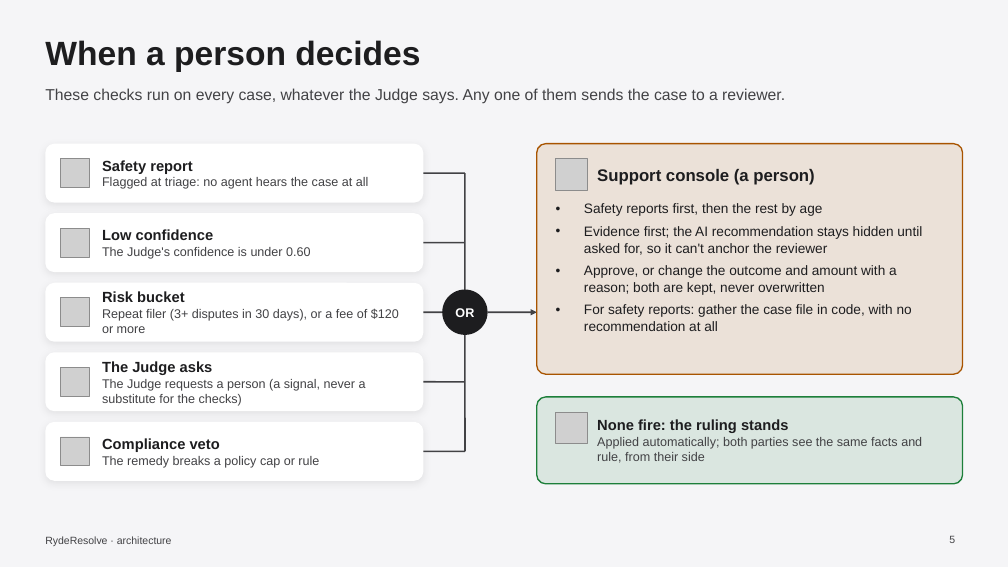
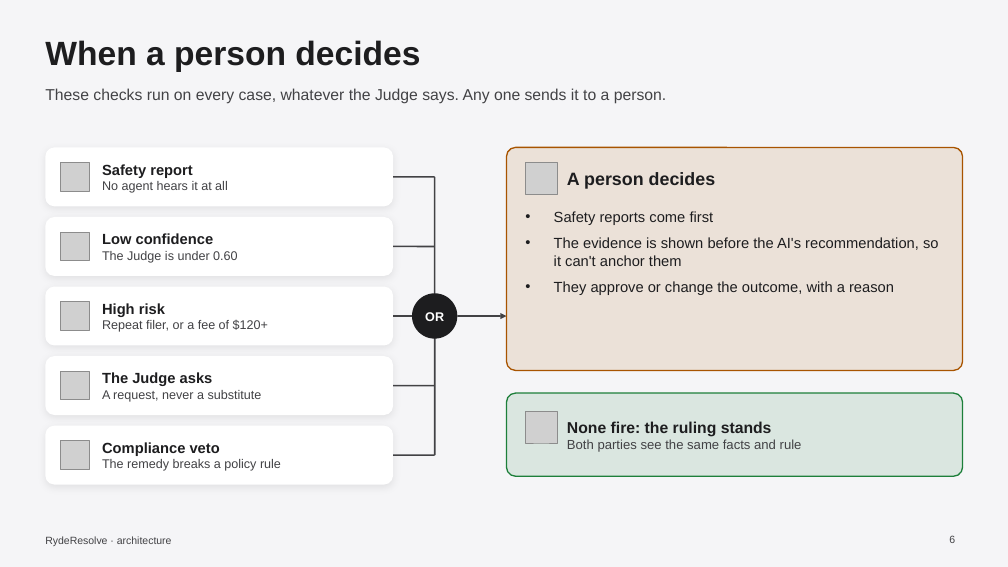
Before and after one commit to suryaansh2002/ryde-dispute-resolution-tencent, a slide deck: slide 6 of submission/architecture.pptx (slide 5 before the commit). Drawn at 1008x567 pixels with LibreOffice and Linux fonts; fonts in the diff are those of the drawing; grey boxes stand for pictures. Boxes give left, top, right and bottom in pixels: in the first picture for what was removed or moved away, otherwise in the second. Text is boxed around its words. In the diff, an @@ line names an element or a change of style, - is before the commit and + after.

Commit message:
Architecture deck: a courtroom slide for the hearing, less on every slide, current results

```diff
--- a/submission/architecture.pptx
+++ b/submission/architecture.pptx
@@ text at [45,88,666,104]: text changed @@
-These checks run on every case, whatever the Judge says. Any one of them sends the case to a reviewer.
+These checks run on every case, whatever the Judge says. Any one sends it to a person.
@@ rounded rectangle: place and size @@
-rounded rectangle at [45,144,423,203]
+rounded rectangle at [45,147,393,206]
@@ rounded rectangle: place and size @@
-rounded rectangle at [537,144,963,374]
+rounded rectangle at [507,147,963,371]
@@ rounded rectangle at [507,147,963,371]: proportions changed @@
@@ text at [567,172,716,189]: text changed; size 16 to 17 pt @@
-Support console (a person)
+A person decides
@@ text at [102,181,228,193]: text changed @@
-Flagged at triage: no agent hears the case at all
+No agent hears it at all
@@ rounded rectangle: place and size @@
-rounded rectangle at [45,213,423,272]
+rounded rectangle at [45,217,393,276]
@@ text at [554,211,939,295]: text changed; size 13 to 14 pt @@
-• Safety reports first, then the rest by age
-• Evidence first; the AI recommendation stays hidden until asked for, so it can't anchor the reviewer
-• Approve, or change the outcome and amount with a reason; both are kept, never overwritten
-• For safety reports: gather the case file in code, with no recommendation at all
+• Safety reports come first
+• The evidence is shown before the AI's recommendation, so it can't anchor them
+• They approve or change the outcome, with a reason
@@ text at [102,251,237,263]: text changed @@
-The Judge's confidence is under 0.60
+The Judge is under 0.60
@@ rounded rectangle: place and size @@
-rounded rectangle at [45,283,423,342]
+rounded rectangle at [45,287,393,346]
@@ 5 pictures: place and size @@
-5 pictures at [60,159,89,466]
+5 pictures at [60,163,89,470]
@@ text at [102,303,268,332]: text changed @@
-Risk bucket
-Repeat filer (3+ disputes in 30 days), or a fee of $120 or more
+High risk
+Repeat filer, or a fee of $120+
@@ 6 lines, 1 picture, 1 text, 1 ellipse, 1 arrow: place and size @@
-6 lines, 1 picture, 1 text, 1 ellipse, 1 arrow at [423,159,588,451]
+6 lines, 1 picture, 1 text, 1 ellipse, 1 arrow at [393,163,557,455]
@@ rounded rectangle: place and size @@
-rounded rectangle at [45,352,423,411]
+rounded rectangle at [45,356,393,415]
@@ text at [102,390,262,402]: text changed @@
-The Judge requests a person (a signal, never a substitute for the checks)
+A request, never a substitute
@@ rounded rectangle at [507,393,963,476]: proportions changed @@
@@ rounded rectangle: place and size @@
-rounded rectangle at [537,397,963,484]
+rounded rectangle at [507,393,963,476]
@@ picture: place and size @@
-picture at [556,412,588,444]
+picture at [526,411,557,443]
@@ text "None fire: the ruling stands": place and size @@
-text "None fire: the ruling stands" at [597,419,922,463]
+text "None fire: the ruling stands" at [567,421,802,452]
@@ rounded rectangle: place and size @@
-rounded rectangle at [45,422,423,481]
+rounded rectangle at [45,426,393,485]
@@ text at [567,439,802,452]: text changed; size 12 to 12.5 pt @@
-Applied automatically; both parties see the same facts and rule, from their side
+Both parties see the same facts and rule
@@ text at [567,421,772,437]: size 14 to 15 pt in "None fire: the ruling stands" @@
@@ text at [102,459,281,471]: text changed @@
-The remedy breaks a policy cap or rule
+The remedy breaks a policy rule
```
Also in this commit, not shown: 3 other slides changed, 4 slides added, 4 slides removed.
